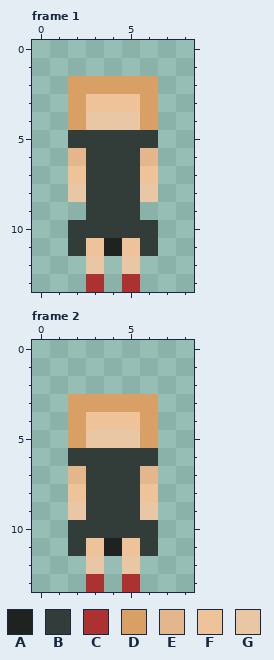
Two states of a pixel-art file, Assets/PersonalAssets/NPC/Day2/WomanDayTwoCorrectFrontIdle.aseprite. The first picture shows the starting point.
9x14 pixels, 3 frames. Shown: frame 1, frame 2. The commit also changed other frames, which this record leaves out.
Palette (. is transparent): A #1e2221  B #323c39  C #ac3232  D #d9a066  E #e3b68c  F #eec39a  G #eac7a4
Pixels before, frame 1, first column x 2:
 2 DDDDD
 3 DFFFD
 4 DGGGD
 5 BBBBB
 6 EBBBE
 7 FBBBF
 8 GBBBG
 9 .BBB.
10 BBBBB
11 BFAFB
12 .G.G.
13 .C.C.
Pixels before, frame 2, first column x 2:
 3 DDDDD
 4 DFFFD
 5 DGGGD
 6 BBBBB
 7 EBBBE
 8 FBBBF
 9 GBBBG
10 BBBBB
11 BFAFB
12 .G.G.
13 .C.C.
Once edited:
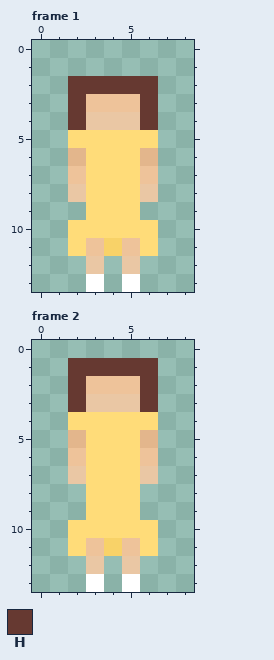
Colours new in this view: H #663931
Commit message: Assets update All skins for NPCs for day two made
The exact change:
Colour A changes from #1e2221 to #f8d268.
Colour B changes from #323c39 to #ffdc79.
Colour C changes from #ac3232 to #ffffff.
Frame 1:
Colour D gives way to colour H in row 2 at x 2 to 6; in rows 3 to 4 at x 2 and 6.
Frame 2:
Colour D gives way to colour B in row 4 at x 2 and 6.
Colour F gives way to colour B in row 4 at x 3 to 5.
Colour G gives way to colour B in row 5 at x 3 to 5.
Colour D gives way to colour E in row 5 at x 2 and 6.
The edit adds colour F in row 2 at x 3 to 5.
Colour B gives way to colour F in row 6 at x 2 and 6.
Colour D gives way to colour G in row 3 at x 3 to 5.
Colour E gives way to colour G in row 7 at x 2 and 6.
The edit adds colour H in row 1 at x 2 to 6; in row 2 at x 2 and 6.
Colour D gives way to colour H in row 3 at x 2 and 6.
The author cleared colour F in row 8 at x 2 and 6.
The author cleared colour G in row 9 at x 2 and 6.
Changed places in both pictures, as pixel boxes (x1, y1, x2, y2):
changed: (68, 76, 158, 292)
changed: (68, 358, 158, 592)
